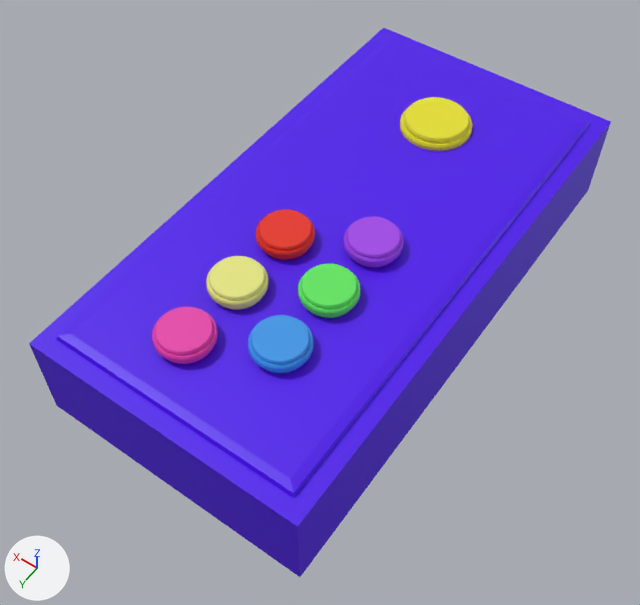
The Blender file untitled.blend: old version first, new version second.
One viewpoint serves both versions: a 50 mm camera at (-1.46, 0.976, 1.387) aimed at (-0.837, 0.103, 0.015). Arrows for +X, +Y and +Z are at lower left; the lights stay in place.

Objects in the first picture: 'button options', 'button options.001', 'button options.002', 'button options.003', 'button options.004', 'button options.005', 'button options.006', 'help base'.
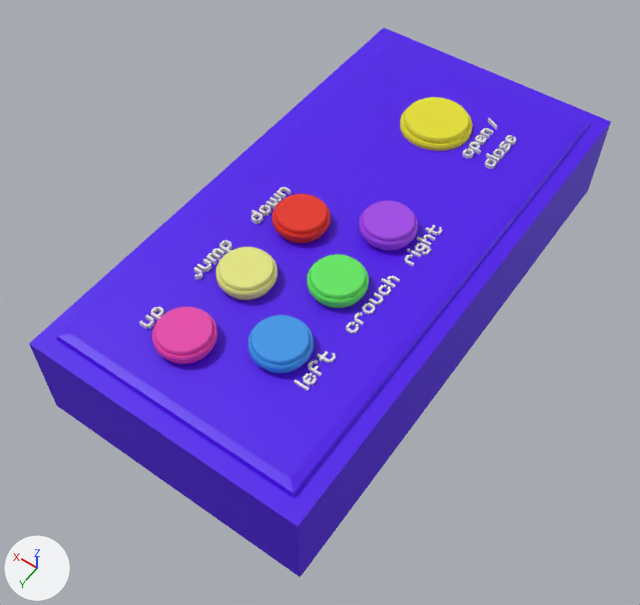
Boxes [x1, y1, x2, y2] around the edits, measured in the pictures (640 x 605 px):
'button options.004', moved
    before: [344, 216, 404, 267]
    after: [359, 201, 418, 250]
'button options.001', moved
    before: [256, 209, 315, 260]
    after: [272, 194, 331, 243]
'button options.003', moved
    before: [298, 264, 360, 318]
    after: [307, 254, 369, 308]
'button options.002', moved
    before: [206, 256, 268, 309]
    after: [216, 247, 277, 300]
'Text.001', added
    after: [462, 118, 517, 169]
'Text.004', added
    after: [346, 275, 400, 334]
'Text', added
    after: [194, 240, 232, 280]
'Text.003', added
    after: [251, 187, 291, 224]
'Text.006', added
    after: [404, 225, 443, 267]
'Text.005', added
    after: [294, 351, 336, 391]
'Text.002', added
    after: [139, 306, 164, 329]

What the commit changed:
Mesh me_text_006 is new.
It has 160 vertices, 220 faces and spans x 0.003..0.111, y -0.008..0.027, z -0.198..0.0.
Mesh me_text_005 is new.
It has 128 vertices, 176 faces and spans x 0.003..0.086, y -0.001..0.027, z -0.214..0.0.
Mesh me_text_004 is new.
It has 192 vertices, 268 faces and spans x 0.003..0.148, y -0.001..0.027, z -0.194..0.0.
Mesh me_text_003 is new.
It has 360 vertices, 470 faces and spans x 0.0026..0.1056, y -0.0005..0.027, z 0.0..0.0739.
Mesh me_text_002 is new.
It has 84 vertices, 108 faces and spans x 0.0026..0.0476, y -0.0081..0.0193, z -0.1342..0.0.
Mesh me_text_001 is new.
It has 308 vertices, 434 faces and spans x 0.0026..0.129, y -0.0505..0.027, z -0.1278..0.0.
Mesh me_text is new.
It has 116 vertices, 162 faces and spans x 0.0026..0.1017, y -0.0081..0.0193, z -0.022..0.0.
Object 'button options.002' (ob_button_options_002) moves from (-0.771, 0.259, 0.188) to (-0.771, 0.233, 0.188).
Object 'button options.001' (ob_button_options_001) moves from (-0.771, 0.12, 0.188) to (-0.771, 0.071, 0.188).
Object 'button options.003' (ob_button_options_003) moves from (-0.912, 0.181, 0.188) to (-0.912, 0.155, 0.188).
Object 'button options.004' (ob_button_options_004) moves from (-0.912, 0.042, 0.188) to (-0.912, -0.008, 0.188).
Object 'Text.006' (ob_text_006) is new; it shows me_text_006.
Its location is (-0.994, 0.04, 0.174).
Its rotation in degrees is (0, 0, -90).
Object 'Text.005' (ob_text_005) is new; it shows me_text_005.
Its location is (-0.996, 0.363, 0.175).
Its rotation in degrees is (0, 0, -90).
Object 'Text.004' (ob_text_004) is new; it shows me_text_004.
Its location is (-0.994, 0.227, 0.174).
Its rotation in degrees is (0, 0, -90).
Object 'Text.003' (ob_text_003) is new; it shows me_text_003.
Its location is (-0.706, 0.122, 0.104).
Its rotation in degrees is (0, 0, -90).
Object 'Text.002' (ob_text_002) is new; it shows me_text_002.
Its location is (-0.705, 0.422, 0.178).
Its rotation in degrees is (0, 0, -90).
Object 'Text.001' (ob_text_001) is new; it shows me_text_001.
Its location is (-0.939, -0.262, 0.178).
Its rotation in degrees is (0, 0, -90).
Object 'Text' (ob_text) is new; it shows me_text.
Its location is (-0.703, 0.289, 0.179).
Its rotation in degrees is (0, 0, -90).
